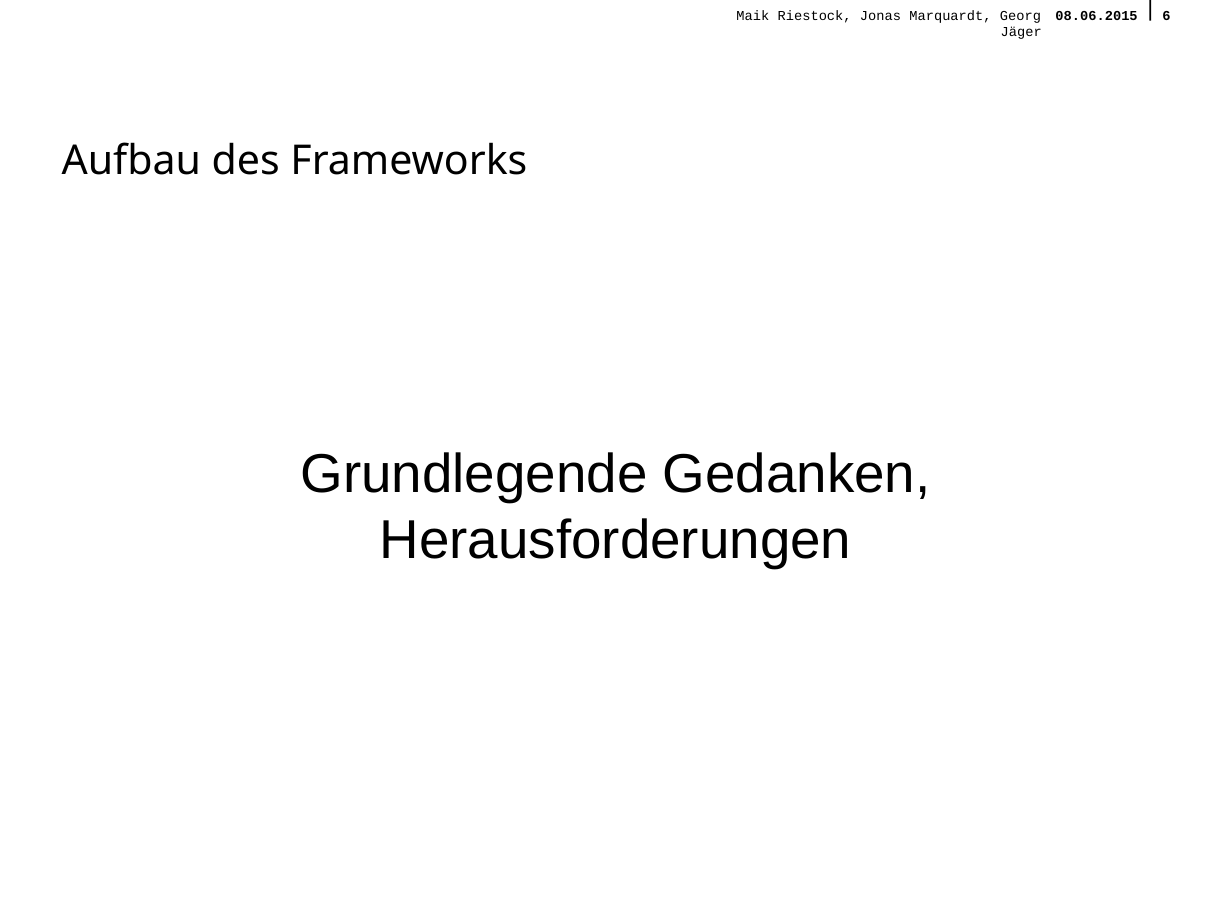
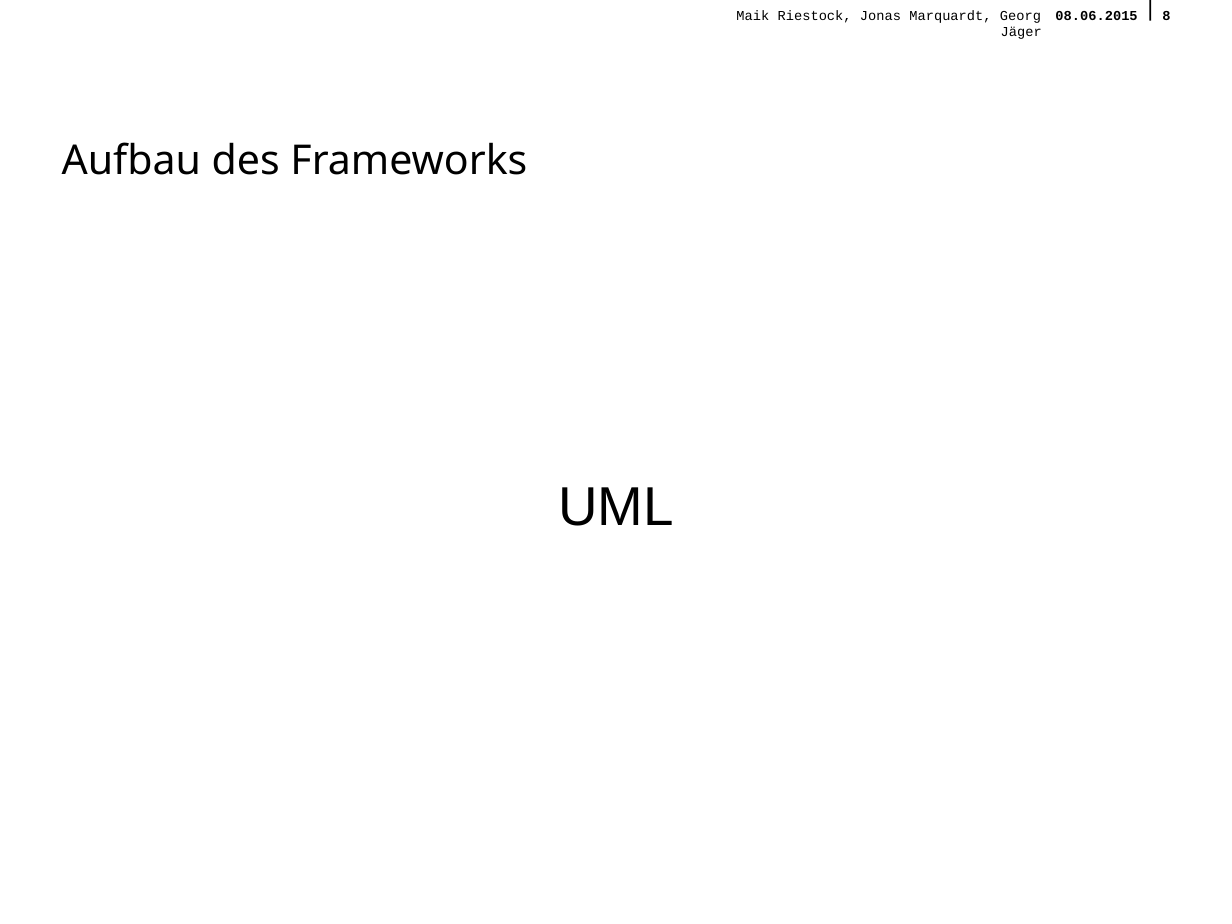
Before and after one commit to querquer/faultframework, a slide deck: slide 8 of Presentation/FinalePraesentationFramework.odp (slide 6 before the commit). Drawn at 1232x924 pixels with LibreOffice and Linux fonts; fonts in the diff are those of the drawing; background and template pictures are left out. Boxes give left, top, right and bottom in pixels: in the first picture for what was removed or moved away, otherwise in the second. Text is boxed around its words. In the diff, an @@ line names an element or a change of style, - is before the commit and + after.

```diff
--- a/Presentation/FinalePraesentationFramework.odp
+++ b/Presentation/FinalePraesentationFramework.odp
@@ text at (558, 487, 674, 526): text changed @@
-Grundlegende Gedanken, Herausforderungen
+UML
```
Also in this commit, not shown: 1 other slide changed, 6 slides added, 2 slides removed, 2 other files.
